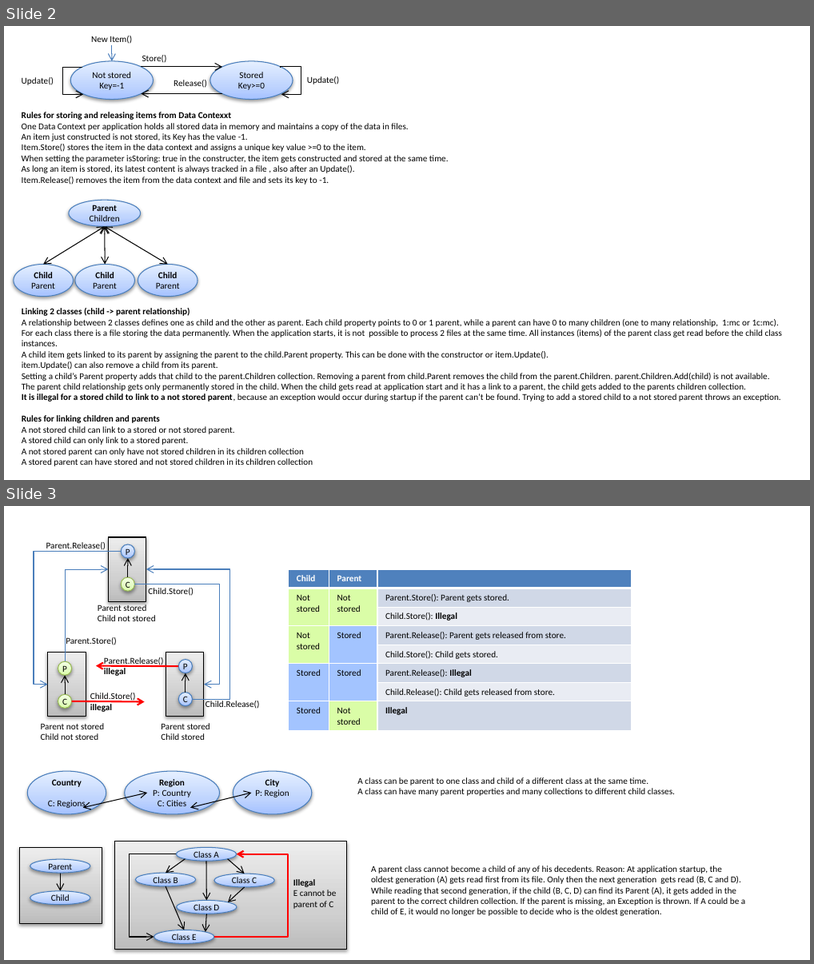
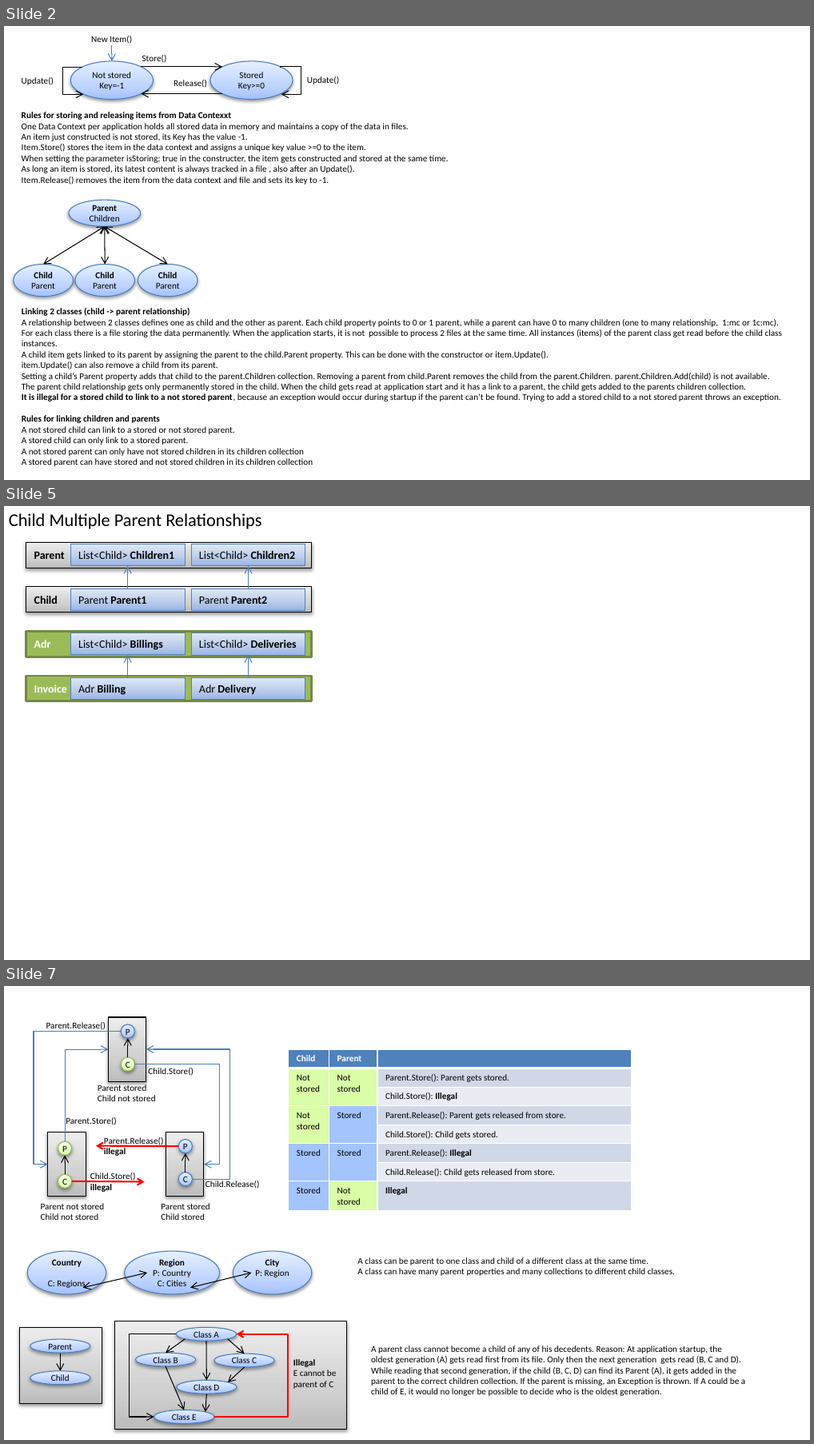
Before and after one commit to PeterHuberSg/StorageLib, a slide deck: Design.pptx. Shown one above the other, each under a label of ours: slides 2 and 3 before the commit, slides 2, 5 and 7 after it; the slides between them are not shown. The pictures are 814x964 and 814x1444 pixels, drawn with LibreOffice and Linux fonts; fonts in the diff are those of the drawing. Boxes give left, top, right and bottom in pixels: in the first picture for what was removed or moved away, otherwise in the second. Text is boxed around its words. In the diff, an @@ line names an element or a change of style, - is before the commit and + after.

Commit message:
Changed ChildKeyPropertyName, ChildKey2PropertyName to ChildPropertyName, ChildKeyPropertyName ChildKeyProperty2Name
Reorganised Compiler.AnalyzeDependencies()

```diff
--- a/Design.pptx
+++ b/Design.pptx
@@ slide 5 added at box(4, 506, 810, 960), background #FFFFFF @@
@@ text added at box(9, 513, 262, 529), 16 pt, text #000000 @@
+Child Multiple Parent Relationships
@@ rectangle added at box(26, 542, 312, 568), fill gradient #BDBDBD to #D1D1D1 to #EEEEEE, outline #000000 0.75 pt, 10 pt, text #000000, bold @@
+Parent
@@ rectangle added at box(71, 544, 186, 566), fill gradient #9AB5E4 to #C2D1ED to #E1E8F5, outline #4F81BD 0.75 pt, 10 pt, text #000000 @@
+List<Child> Children1
@@ rectangle added at box(191, 544, 306, 566), fill gradient #9AB5E4 to #C2D1ED to #E1E8F5, outline #4F81BD 0.75 pt, 10 pt, text #000000 @@
+List<Child> Children2
@@ arrow added from (128, 589) to (128, 566), #4B7EBC 0.75 pt @@
@@ arrow added from (248, 589) to (248, 566), #4B7EBC 0.75 pt @@
@@ rectangle added at box(26, 587, 312, 612), fill gradient #BDBDBD to #D1D1D1 to #EEEEEE, outline #000000 0.75 pt, 10 pt, text #000000, bold @@
+Child
@@ rectangle added at box(71, 589, 186, 611), fill gradient #9AB5E4 to #C2D1ED to #E1E8F5, outline #4F81BD 0.75 pt, 10 pt, text #000000, bold @@
+Parent Parent1
@@ rectangle added at box(191, 589, 306, 611), fill gradient #9AB5E4 to #C2D1ED to #E1E8F5, outline #4F81BD 0.75 pt, 10 pt, text #000000, bold @@
+Parent Parent2
@@ rectangle added at box(26, 631, 312, 656), fill #9BBB59, outline #738A42 2 pt, 10 pt, text #FFFFFF, bold @@
+Adr
@@ rectangle added at box(71, 633, 186, 655), fill gradient #9AB5E4 to #C2D1ED to #E1E8F5, outline #4F81BD 0.75 pt, 10 pt, text #000000 @@
+List<Child> Billings
@@ rectangle added at box(191, 633, 306, 655), fill gradient #9AB5E4 to #C2D1ED to #E1E8F5, outline #4F81BD 0.75 pt, 10 pt, text #000000 @@
+List<Child> Deliveries
@@ arrow added from (128, 678) to (128, 655), #4B7EBC 0.75 pt @@
@@ arrow added from (248, 678) to (248, 655), #4B7EBC 0.75 pt @@
@@ rectangle added at box(26, 676, 312, 700), fill #9BBB59, outline #738A42 2 pt, 10 pt, text #FFFFFF, bold @@
+Invoice
@@ rectangle added at box(71, 678, 186, 700), fill gradient #9AB5E4 to #C2D1ED to #E1E8F5, outline #4F81BD 0.75 pt, 10 pt, text #000000, bold @@
+Adr Billing
@@ rectangle added at box(191, 678, 306, 700), fill gradient #9AB5E4 to #C2D1ED to #E1E8F5, outline #4F81BD 0.75 pt, 10 pt, text #000000, bold @@
+Adr Delivery
@@ what was slide 3 is now slide 7 @@
```
Also in this commit, not shown: 3 other slides added, 26 other files.
